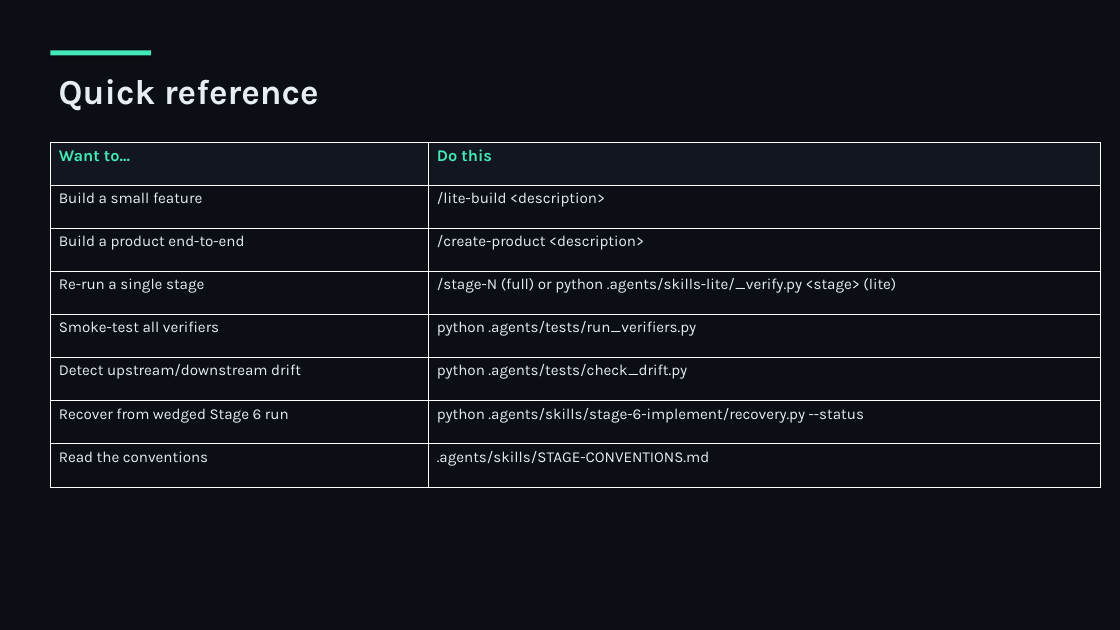
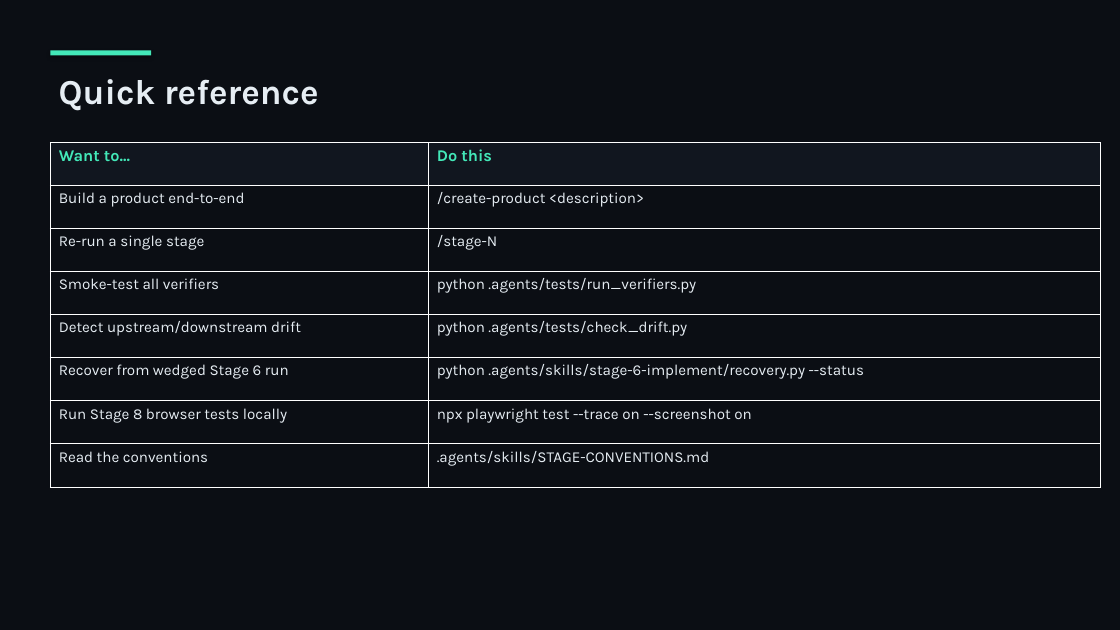
Before and after one commit to umais-developer/SDLC, a slide deck: slide 19 of docs/SDLC-pipeline-walkthrough.pptx. Drawn at 1120x630 pixels with LibreOffice and Linux fonts; fonts in the diff are those of the drawing. Boxes give left, top, right and bottom in pixels: in the first picture for what was removed or moved away, otherwise in the second. Text is boxed around its words. In the diff, an @@ line names an element or a change of style, - is before the commit and + after.

```diff
--- a/docs/SDLC-pipeline-walkthrough.pptx
+++ b/docs/SDLC-pipeline-walkthrough.pptx
@@ table at [50, 143, 1101, 487] @@
-row 2: Build a small feature | /lite-build <description>
-row 3, column 2: /stage-N (full) or python .agents/skills-lite/_verify.py <stage> (lite)
+row 3, column 2: /stage-N
+row 7: Run Stage 8 browser tests locally | npx playwright test --trace on --screenshot on
```
Also in this commit, not shown: 5 other slides changed, 3 slides added, 3 slides removed, 14 other files.
